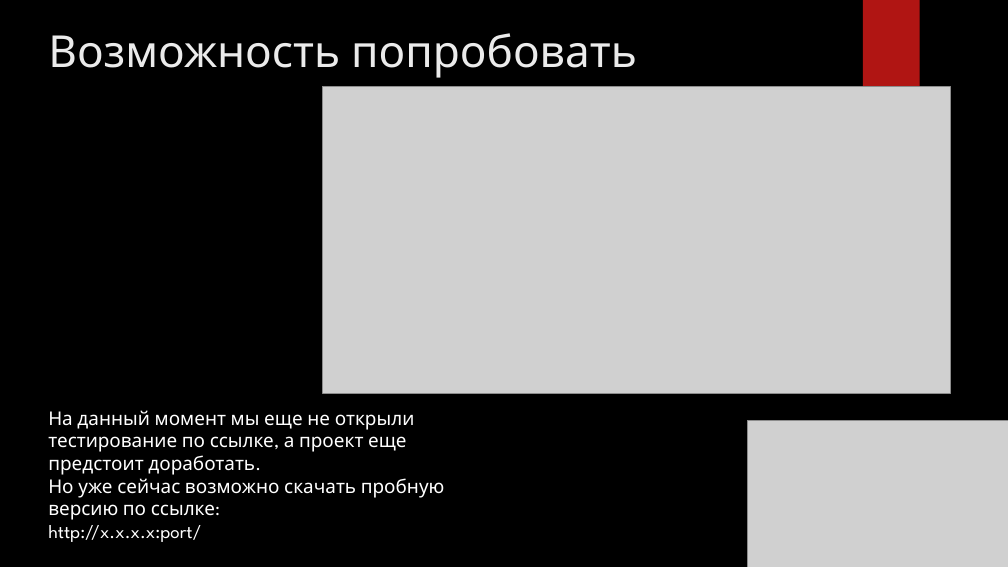
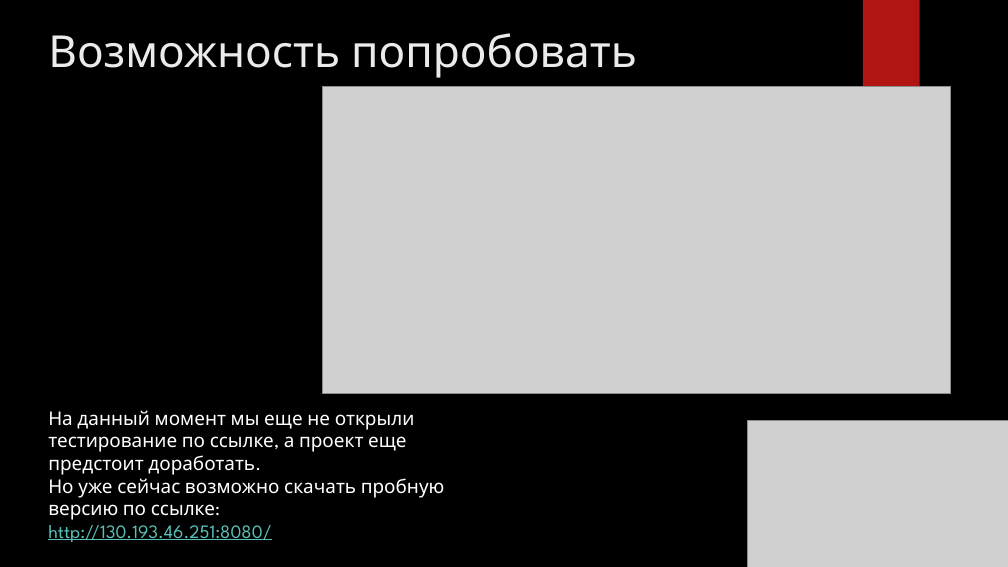
Before and after one commit to dfbakin/COVIDcover, a slide deck: slide 7 of COVIDcover.pptx. Drawn at 1008x567 pixels with LibreOffice and Linux fonts; fonts in the diff are those of the drawing; grey boxes stand for pictures; background and template pictures are left out. Boxes give left, top, right and bottom in pixels: in the first picture for what was removed or moved away, otherwise in the second. Text is boxed around its words. In the diff, an @@ line names an element or a change of style, - is before the commit and + after.

Commit message:
presentation added

```diff
--- a/COVIDcover.pptx
+++ b/COVIDcover.pptx
@@ text at bbox=[48, 519, 271, 542]: text changed; text colour #FFFFFF to #58C1BA @@
-http://x.x.x.x:port/
+http://130.193.46.251:8080/
```
